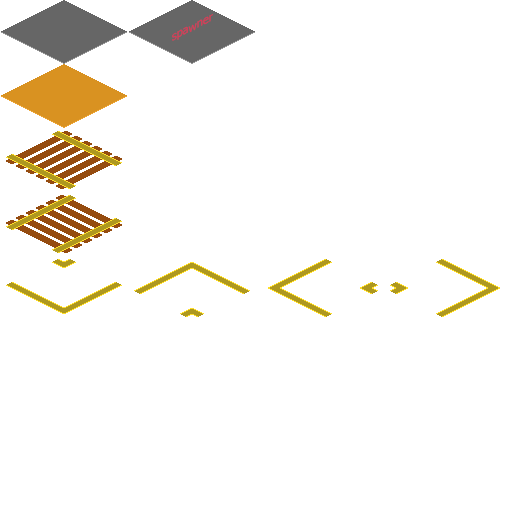
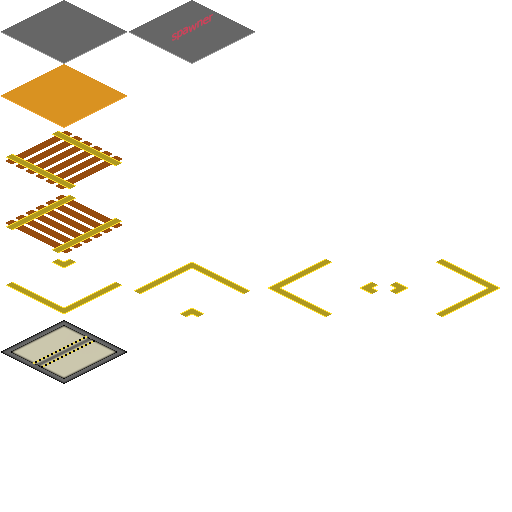
Layers edited between the first and the second w=512, h=512 image:
added layer "Layer 9" above "Layer 8 copy" over bbox(1, 320, 127, 384)
